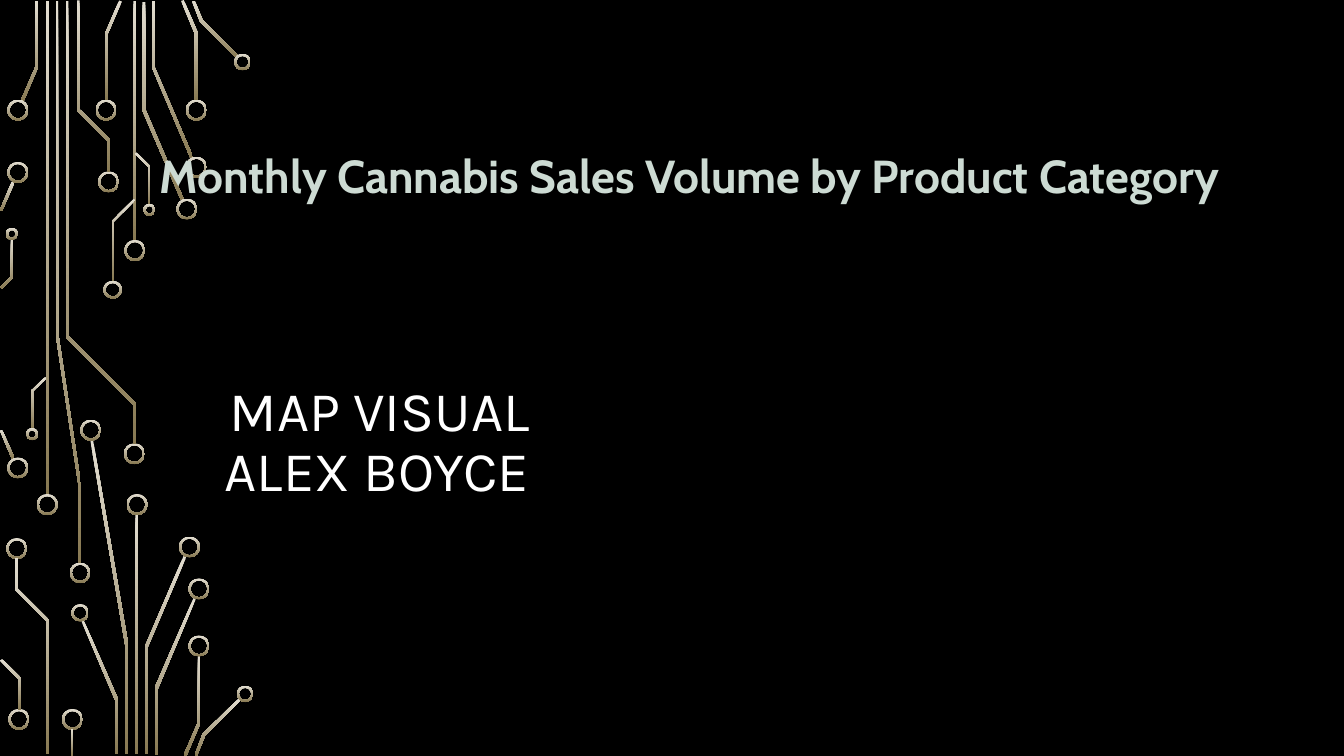
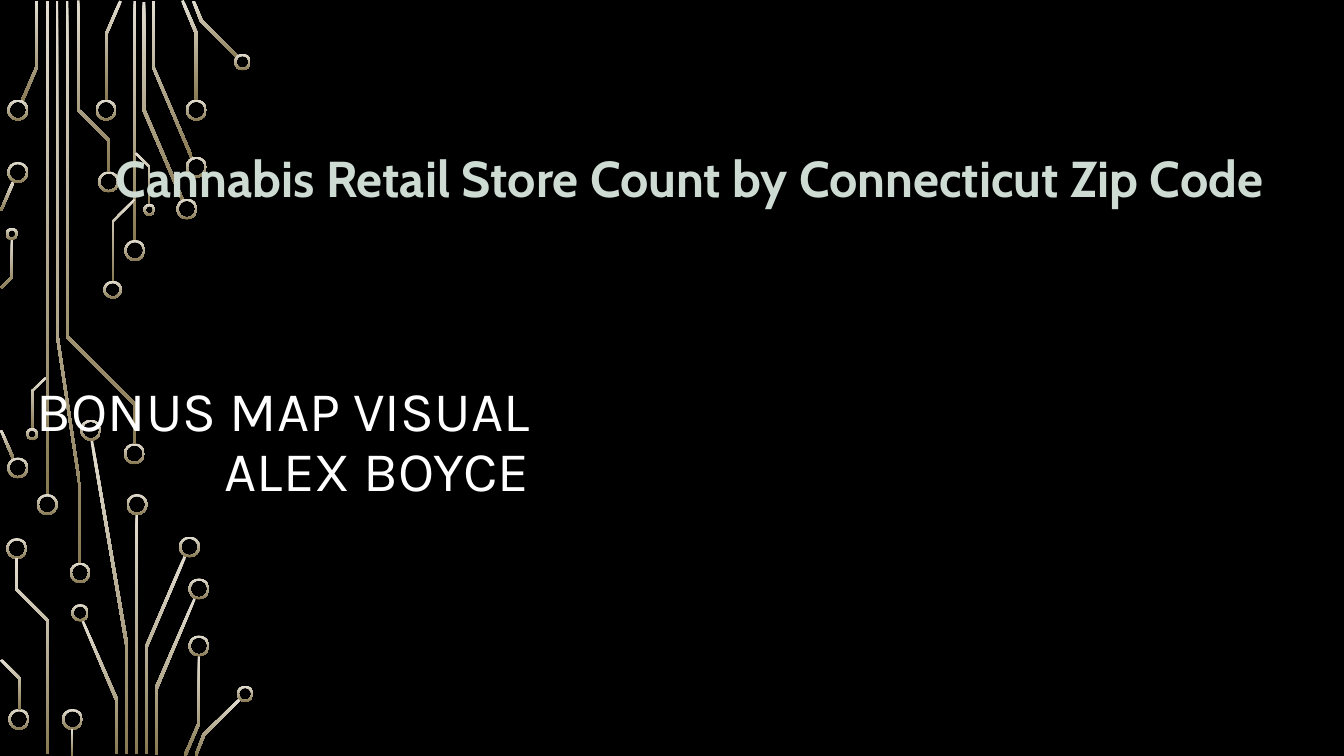
Before and after one commit to nood-leog/CS445-Group, a slide deck: slide 15 of Final Presentation Slides.pptx. Drawn at 1344x756 pixels with LibreOffice and Linux fonts; fonts in the diff are those of the drawing; background and template pictures are left out. Boxes give left, top, right and bottom in pixels: in the first picture for what was removed or moved away, otherwise in the second. Text is boxed around its words. In the diff, an @@ line names an element or a change of style, - is before the commit and + after.

```diff
--- a/Final Presentation Slides.pptx
+++ b/Final Presentation Slides.pptx
@@ text at box(116, 155, 1263, 208): text changed; size 33 to 36 pt @@
-Monthly Cannabis Sales Volume by Product Category
+Cannabis Retail Store Count by Connecticut Zip Code
@@ title at box(37, 381, 530, 492): text changed @@
-MAP VISUAL
-ALEX BOYCE
+BONUS MAP VISUAL
+ALEX BOYCE
```
Also in this commit, not shown: 5 other slides changed, 3 slides added, 4 slides removed.
